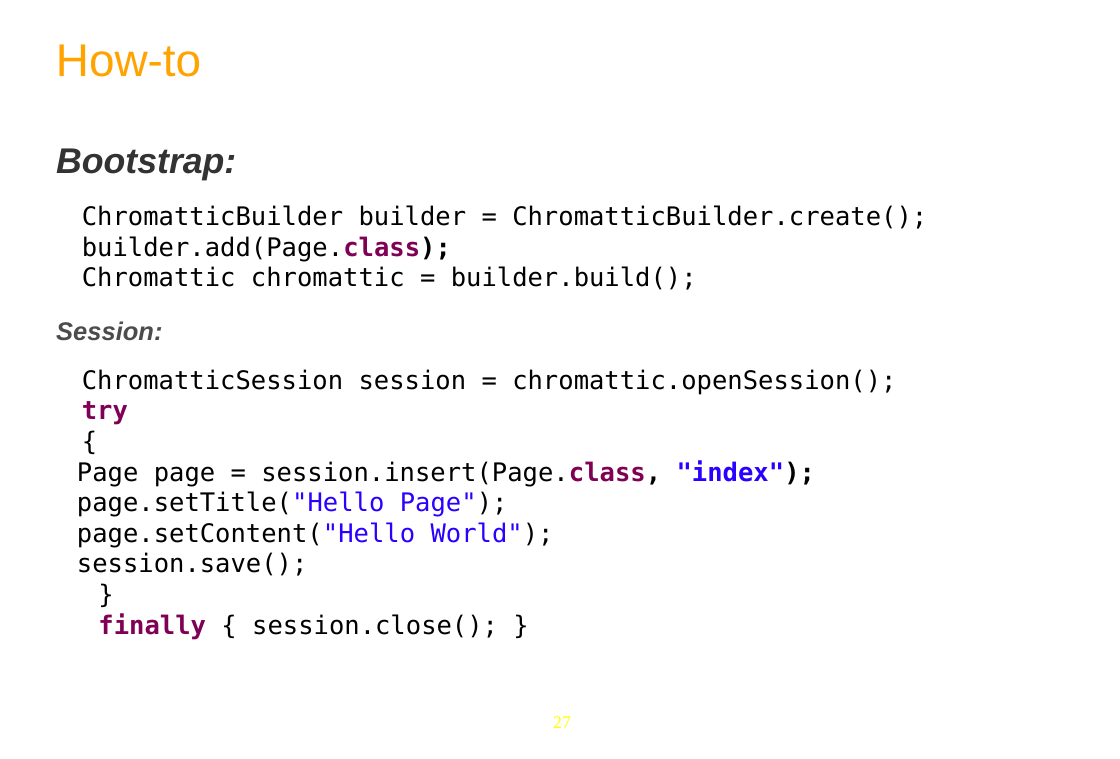
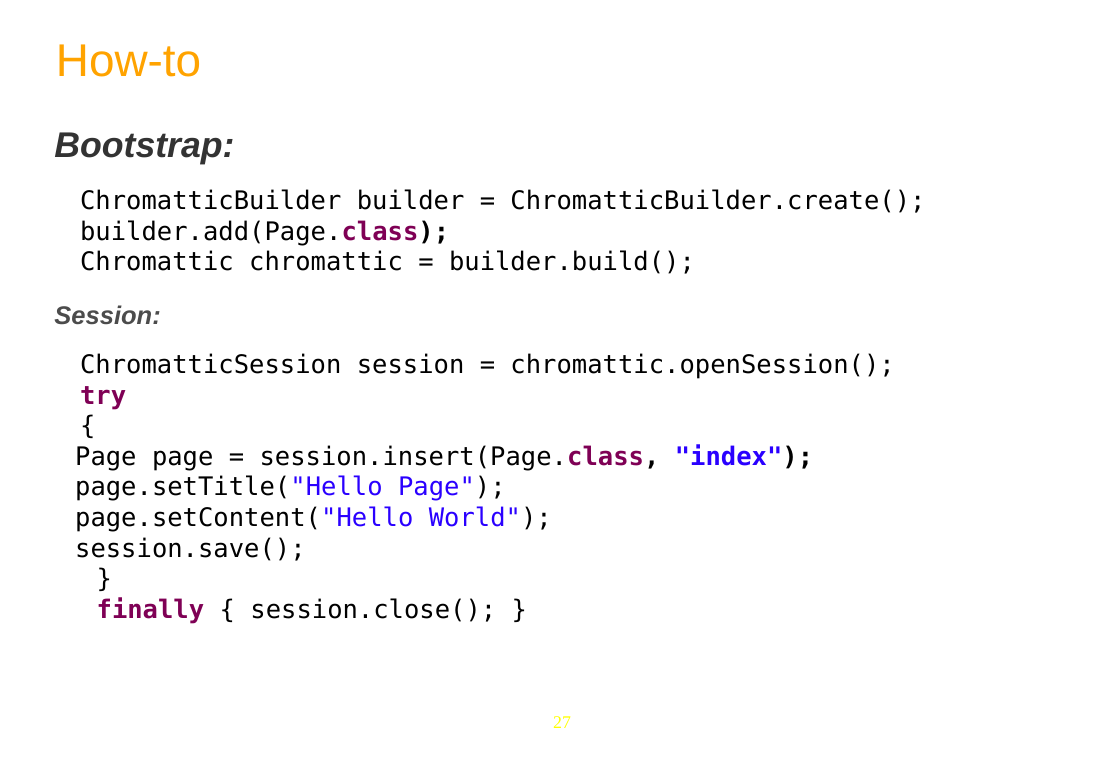
Before and after one commit to anhvurz90/training, a slide deck: slide 27 of exo-developer/440-chrommatic/slides/440-Chromattic-XDev-en.pptx. Drawn at 1120x759 pixels with LibreOffice and Linux fonts; fonts in the diff are those of the drawing; background and template pictures are left out. Boxes give left, top, right and bottom in pixels: in the first picture for what was removed or moved away, otherwise in the second. Text is boxed around its words. In the diff, an @@ line names an element or a change of style, - is before the commit and + after.

```diff
--- a/exo-developer/440-chrommatic/slides/440-Chromattic-XDev-en.pptx
+++ b/exo-developer/440-chrommatic/slides/440-Chromattic-XDev-en.pptx
@@ text "Bootstrap:" moved from (x1=56, y1=148, x2=927, y2=640) to (x1=54, y1=132, x2=925, y2=624) @@
```
Also in this commit, not shown: 8 other files.
